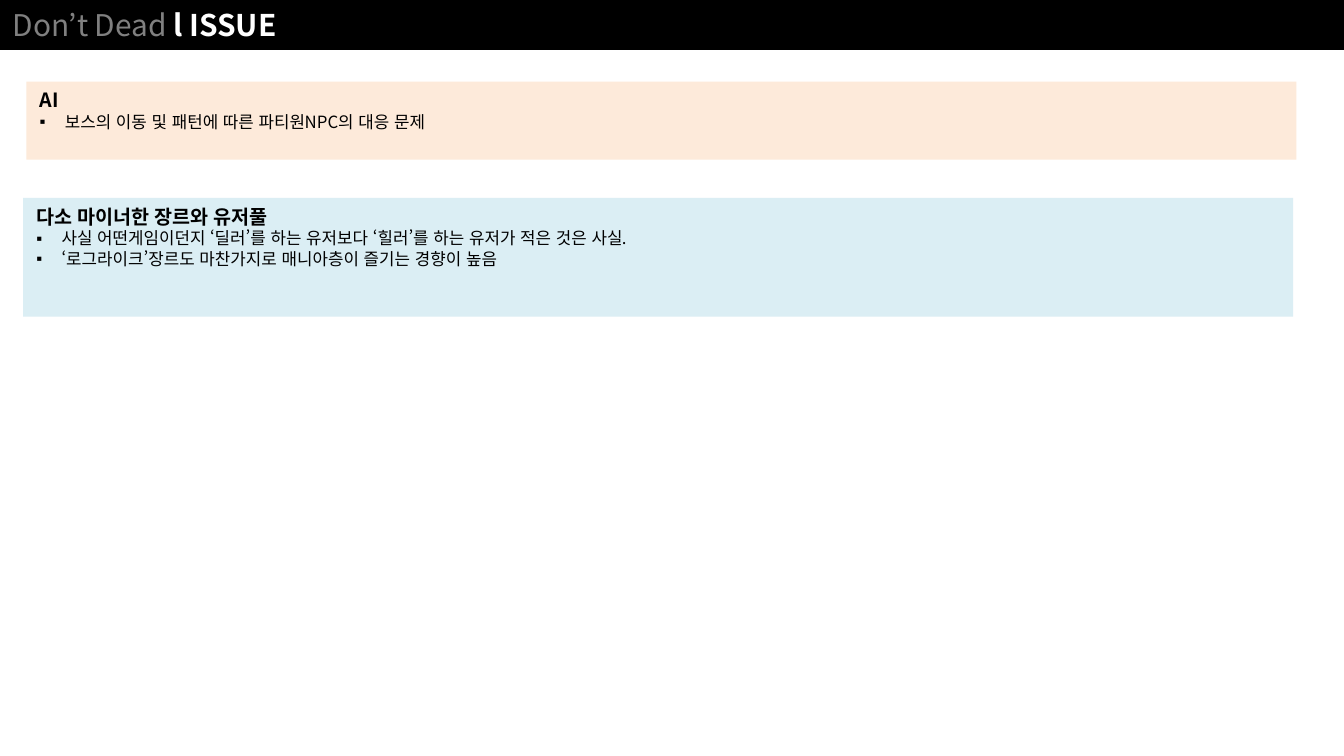
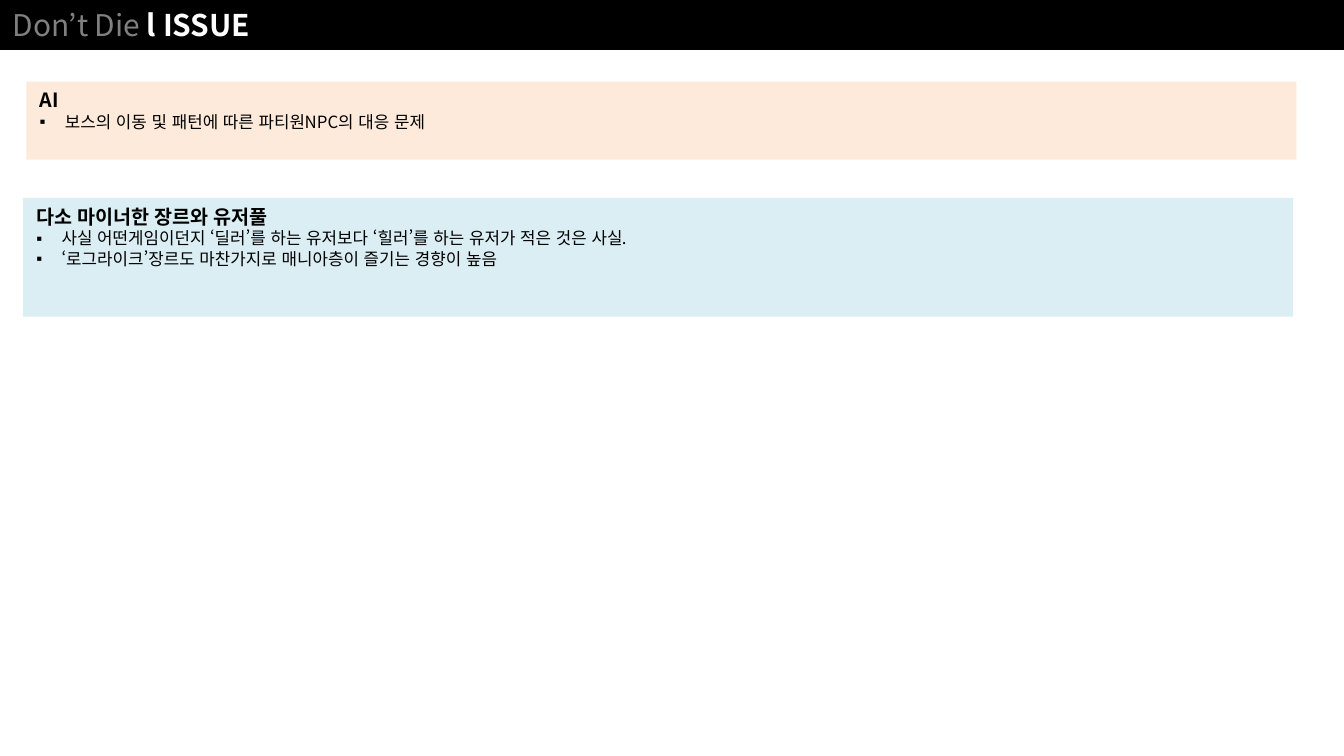
Before and after one commit to NoahCalhoun/DontDie, a slide deck: slide 9 of DDDocument/Don't Die ProtoType.pptx. Drawn at 1344x756 pixels with LibreOffice and Linux fonts; fonts in the diff are those of the drawing. Boxes give left, top, right and bottom in pixels: in the first picture for what was removed or moved away, otherwise in the second. Text is boxed around its words. In the diff, an @@ line names an element or a change of style, - is before the commit and + after.

```diff
--- a/DDDocument/Don't Die ProtoType.pptx
+++ b/DDDocument/Don't Die ProtoType.pptx
@@ text in rectangle at (13, 12, 250, 37): text changed @@
-Don’t Dead l ISSUE
+Don’t Die l ISSUE
```
Also in this commit, not shown: 8 other slides changed, 1 slide added.
